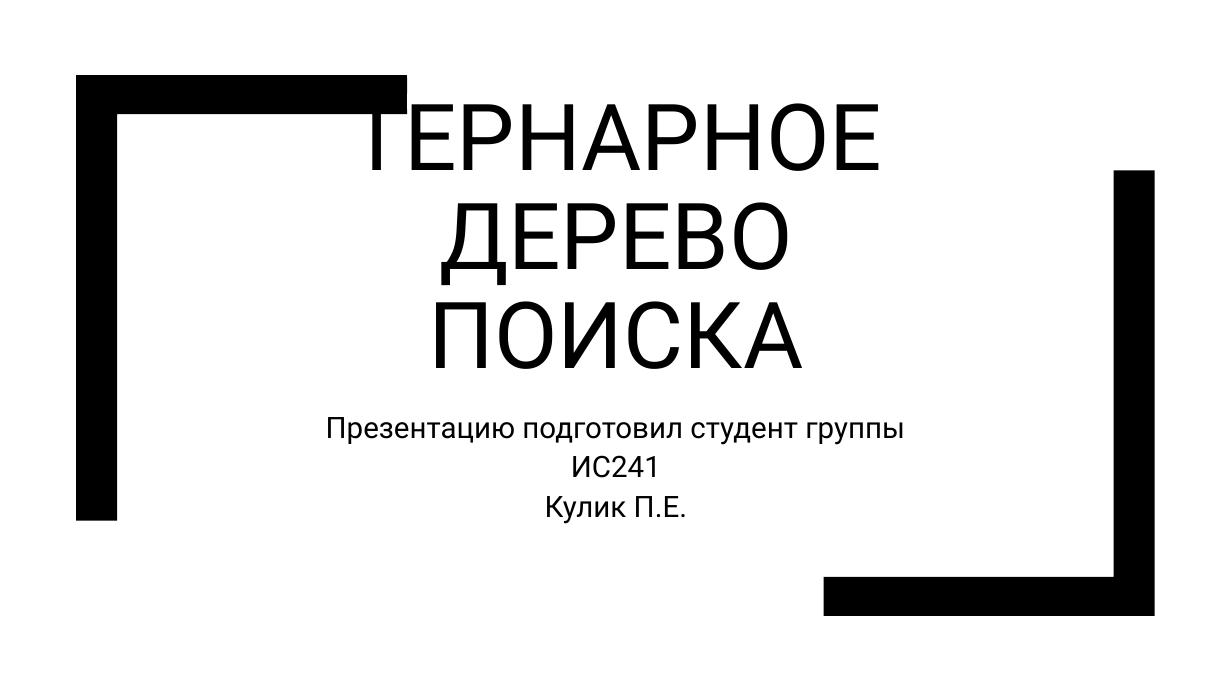
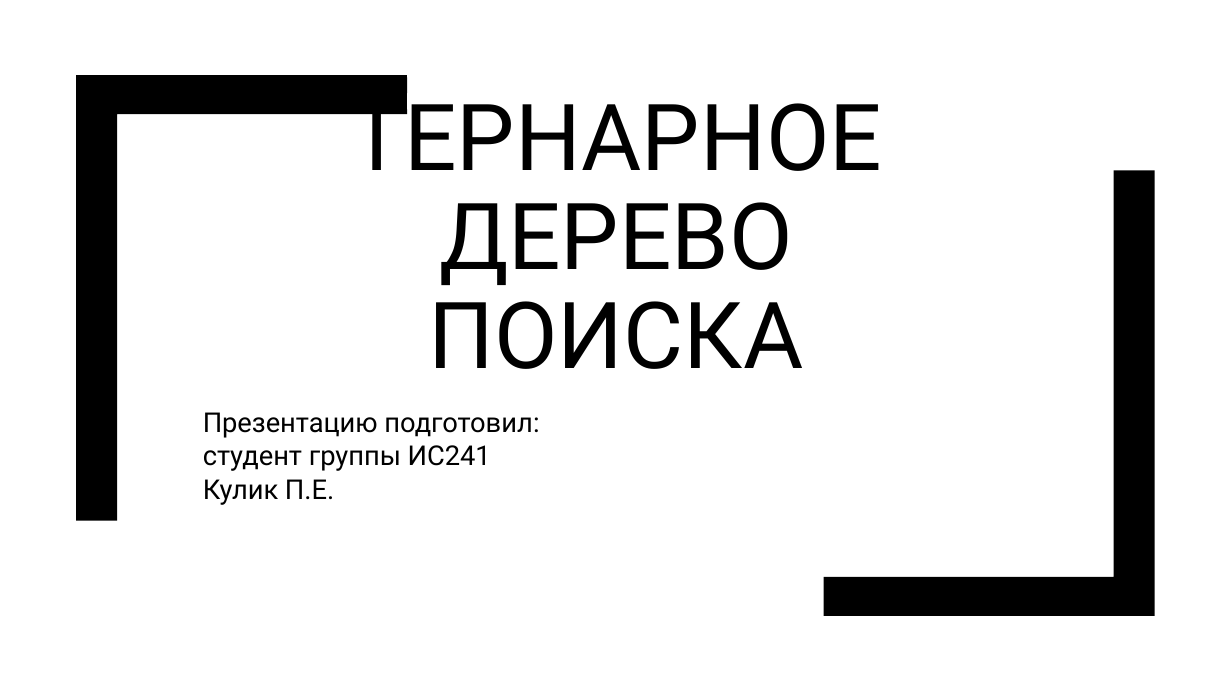
Before and after one commit to KashaPulik/SiAOD, a slide deck: slide 1 of 3sem/kursach/data/presentation.pptx. Drawn at 1232x693 pixels with LibreOffice and Linux fonts; fonts in the diff are those of the drawing. Boxes give left, top, right and bottom in pixels: in the first picture for what was removed or moved away, otherwise in the second. Text is boxed around its words. In the diff, an @@ line names an element or a change of style, - is before the commit and + after.

```diff
--- a/3sem/kursach/data/presentation.pptx
+++ b/3sem/kursach/data/presentation.pptx
@@ subtitle at (203, 412, 539, 505): text changed; size 23 to 21.3 pt @@
-Презентацию подготовил студент группы ИС241
-Кулик П.Е.
+Презентацию подготовил:
+студент группы ИС241
+Кулик П.Е.
```
Also in this commit, not shown: 1 other file.
